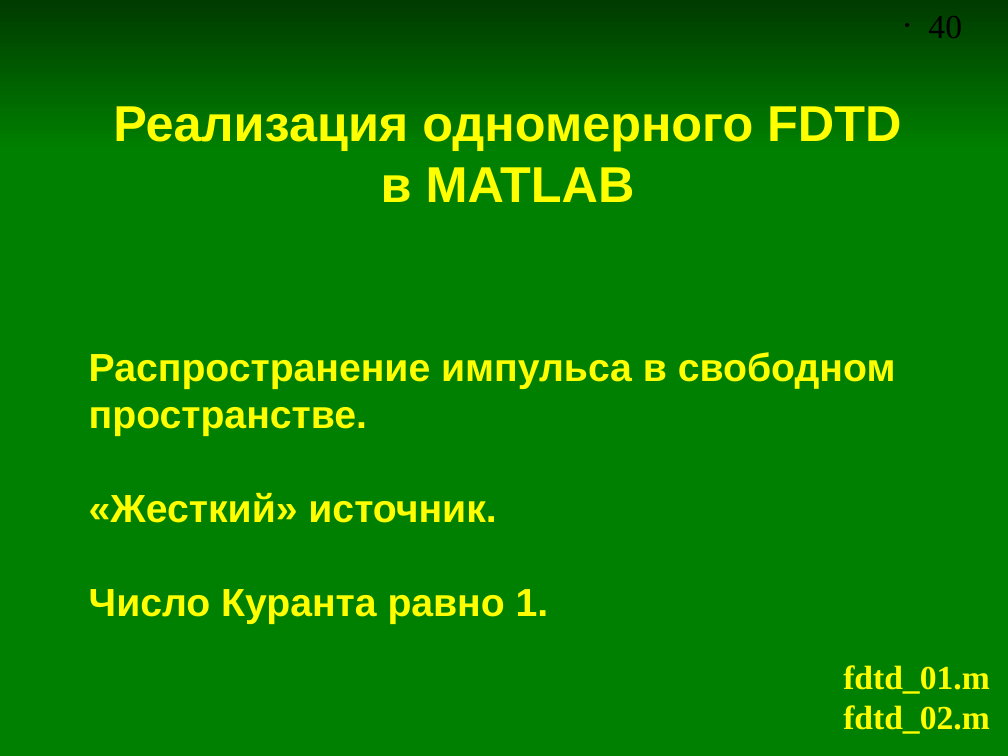
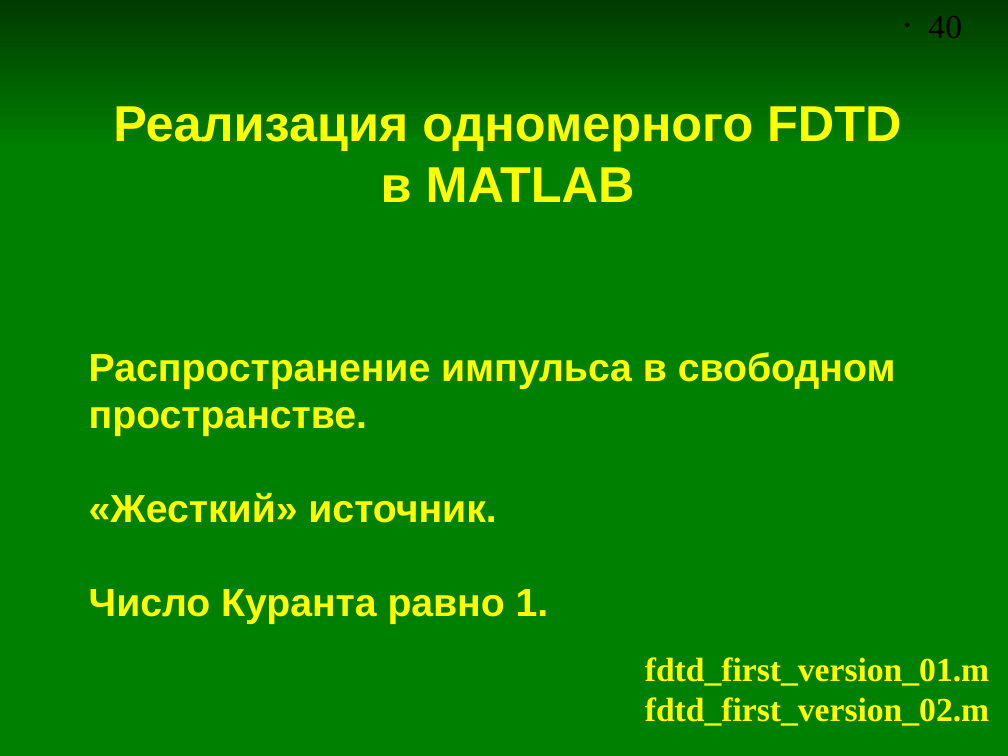
Before and after one commit to andris0147sv/modelling, a slide deck: slide 40 of presentations/2. FDTD.odp. Drawn at 1008x756 pixels with LibreOffice and Linux fonts; fonts in the diff are those of the drawing. Boxes give left, top, right and bottom in pixels: in the first picture for what was removed or moved away, otherwise in the second. Text is boxed around its words. In the diff, an @@ line names an element or a change of style, - is before the commit and + after.

```diff
--- a/presentations/2. FDTD.odp
+++ b/presentations/2. FDTD.odp
@@ text at [645,657,989,726]: text changed @@
-fdtd_01.m
-fdtd_02.m
+fdtd_first_version_01.m
+fdtd_first_version_02.m
```
Also in this commit, not shown: 10 other slides changed, 4 slides added, 1 slide removed, 9 other files.
